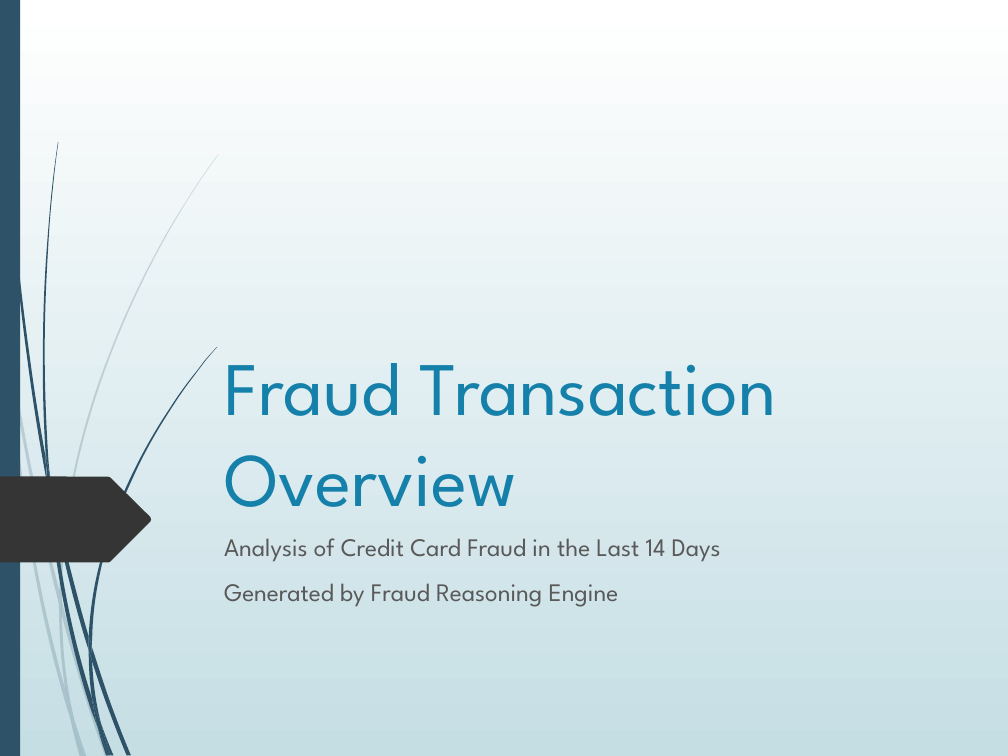
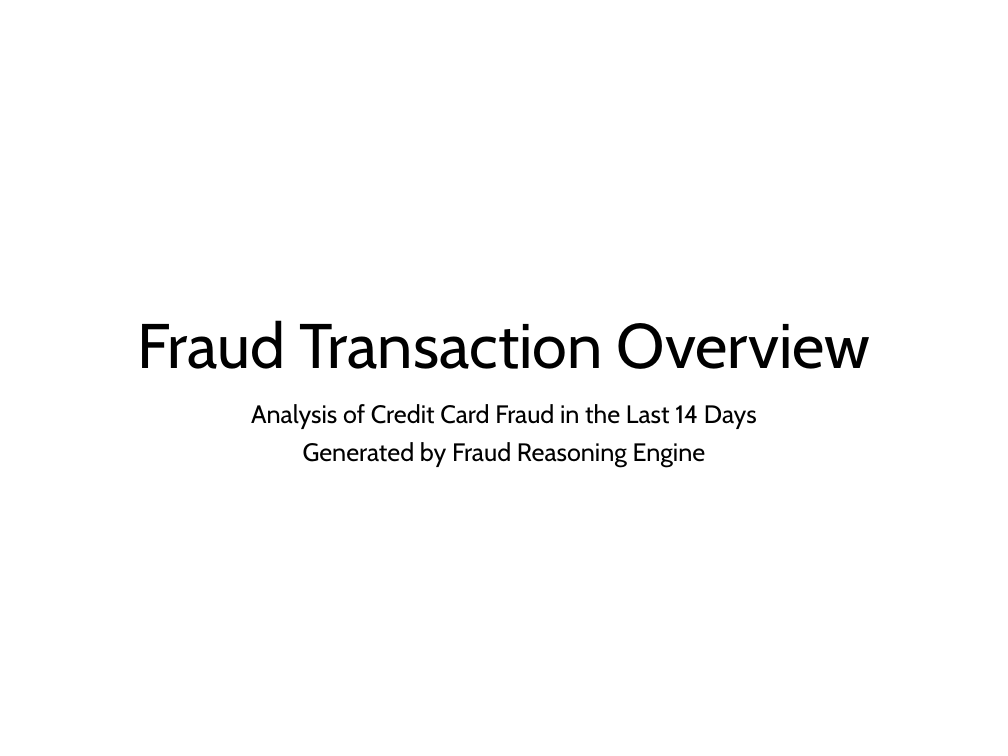
Before and after one commit to evan-gloria/fraud-reasoning-engine, a slide deck: slide 1 of ui/static/templates/theme.pptx. Drawn at 1008x756 pixels with LibreOffice and Linux fonts; fonts in the diff are those of the drawing. Boxes give left, top, right and bottom in pixels: in the first picture for what was removed or moved away, otherwise in the second. Text is boxed around its words. In the diff, an @@ line names an element or a change of style, - is before the commit and + after.

```diff
--- a/ui/static/templates/theme.pptx
+++ b/ui/static/templates/theme.pptx
@@ background gradient #FFFFFF to #C5DEE5 to #FFFFFF @@
@@ rectangle removed at [0, 0, 20, 756] @@
@@ title "Fraud Transaction Overview": place and size @@
-title "Fraud Transaction Overview" at [224, 363, 777, 507]
+title "Fraud Transaction Overview" at [138, 320, 871, 369]
@@ title "Fraud Transaction Overview" at [138, 320, 871, 369]: size 54 to 45 pt, font League Spartan to Cabin, text colour #1581AA to #000000; alignment left to centre; line spacing 1 to 0.9 @@
@@ subtitle "Analysis of Credit Card Fraud ...": place and size @@
-subtitle "Analysis of Credit Card Fraud ..." at [224, 538, 721, 607]
+subtitle "Analysis of Credit Card Fraud ..." at [251, 404, 757, 467]
@@ subtitle "Analysis of Credit Card Fraud ..." at [251, 404, 757, 467]: font League Spartan to Cabin, text colour #595959 to #000000; alignment left to centre; line spacing 1 to 0.9; less space between paragraphs @@
@@ freeform shape removed at [0, 477, 151, 562] @@
@@ group removed at [0, 154, 219, 756]: 10 freeform shapes @@
@@ group removed at [2, 0, 218, 756]: 12 freeform shapes @@
```
Also in this commit, not shown: 4 other slides changed, 6 other files.
